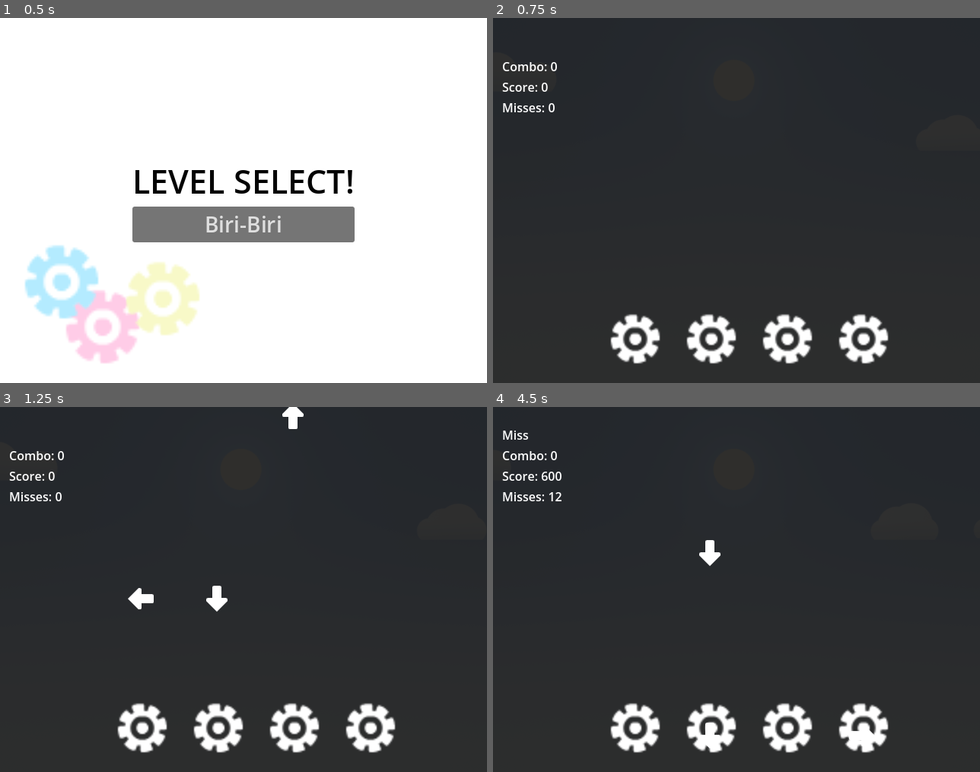
Above: before the commit, frames 1-4 (two rows, left to right).
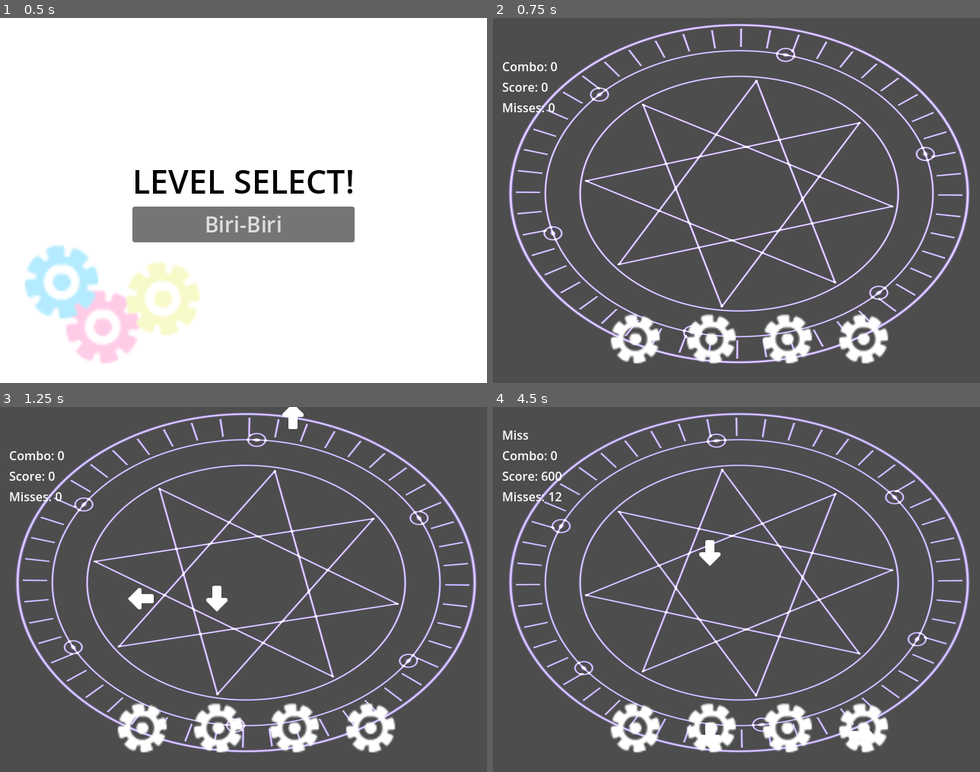
Above: after the commit, the same moments.

Repository: AngeliteApril/Haven-Rhythm-Game
Game: Godot game, scene res://level_select.tscn
Two runs of this game, one before a commit and one after it. Both use one fixed random seed, a clock stepped at 60 frames per second and the inputs below.
Inputs:
- Up to frame 1 (0.5 s): no input
- Up to frame 2 (0.75 s): click "Biri-Biri" at 0.5 s
- Up to frame 3 (1.25 s): no input
- Up to frame 4 (4.5 s): hold Right (ui_right) 1.28-2.03 s; hold Down (ui_down) 2.03-2.78 s; hold Right (ui_right) 2.78-3.53 s; hold Up (ui_up) 3.53-4.28 s; hold Left (ui_left) from 4.28 s (still down)

Frame 1 is identical in both runs. In frame 2, 97% of the frame differs, in the area x 0-100%, y 0-100%; in frame 3, 96%; in frame 4, 96%.

Commit message:
Test

Diff:
--- a/back.gdshader
+++ b/back.gdshader
@@ -1,177 +1,85 @@
+// Pixel Dreamer — Procedural Magic Circle (Godot 4 · canvas_item · works in Compatibility / web)
+// MIT License · https://pixeldreamerstudio.itch.io/
+// Put it on a ColorRect or Sprite2D (square). No textures needed.
+// Change ring count, star points, tick marks, spin speed and glow from the inspector.
 shader_type canvas_item;
+render_mode blend_add;
 
-// Day and Night Sky (free) by Dimension Almios, MIT licence.
-// Put it on a ColorRect that covers the sky and drive `hour` (0 to 24): the
-// gradient goes through night, dawn, day and dusk, the sun and the moon travel
-// their arc and set behind the horizon line, stars come out at night and puffy
-// clouds drift by. The node's modulate tints or fades the whole sky.
+uniform vec4 color : source_color = vec4(0.55, 0.45, 1.0, 1.0);
+uniform float glow : hint_range(0.0, 4.0) = 1.0;
+uniform int rings : hint_range(1, 5) = 3;
+uniform int star_points : hint_range(0, 12) = 8;
+uniform int star_step : hint_range(1, 5) = 3; // 8 + 3 = octagram · 5 + 2 = pentagram · 7 + 3 = heptagram
+uniform int ticks : hint_range(0, 96) = 48;
+uniform int orbs : hint_range(0, 12) = 6;
+uniform float line_width : hint_range(0.002, 0.03) = 0.008;
+uniform float spin_speed = 0.25;
+uniform float pulse_speed = 2.0;
+uniform float appear : hint_range(0.0, 1.0) = 1.0; // animate 0 -> 1 to draw the circle in
 
-uniform float hour : hint_range(0.0, 24.0) = 10.0;
-uniform float horizon_y : hint_range(0.3, 1.0) = 0.72;   // where the horizon line is (fraction of the rect)
-
-group_uniforms Colors;
-uniform vec4 night_top : source_color = vec4(0.03, 0.05, 0.13, 1.0);
-uniform vec4 night_horizon : source_color = vec4(0.17, 0.20, 0.36, 1.0);
-uniform vec4 dawn_top : source_color = vec4(0.25, 0.30, 0.55, 1.0);
-uniform vec4 dawn_horizon : source_color = vec4(1.0, 0.72, 0.55, 1.0);
-uniform vec4 day_top : source_color = vec4(0.30, 0.53, 0.86, 1.0);
-uniform vec4 day_horizon : source_color = vec4(0.84, 0.91, 0.94, 1.0);
-uniform vec4 dusk_top : source_color = vec4(0.22, 0.20, 0.44, 1.0);
-uniform vec4 dusk_horizon : source_color = vec4(0.98, 0.58, 0.40, 1.0);
-
-group_uniforms Sun_and_Moon;
-uniform vec4 sun_color : source_color = vec4(1.0, 0.96, 0.82, 1.0);
-uniform float sun_size : hint_range(0.0, 0.2) = 0.05;    // radius, as a fraction of the rect height
-uniform vec4 moon_color : source_color = vec4(0.92, 0.94, 1.0, 1.0);
-uniform float moon_size : hint_range(0.0, 0.2) = 0.035;
-uniform float moon_phase : hint_range(-1.0, 1.0) = 0.55; // 0 full moon, toward -1 or 1 a thinner crescent (lit on the other side)
-uniform float glow : hint_range(0.0, 2.0) = 1.0;          // halo around the sun and the moon
-uniform float arc_height : hint_range(0.1, 1.0) = 0.8;    // how high they climb (1 = the top of the rect)
-
-group_uniforms Stars;
-uniform float star_density : hint_range(0.0, 1.0) = 0.5;
-uniform float twinkle : hint_range(0.0, 1.0) = 0.5;
-
-group_uniforms Clouds;
-uniform float clouds : hint_range(0.0, 1.0) = 0.45;       // 0 = no clouds
-uniform float cloud_speed : hint_range(-0.1, 0.1) = 0.015; // drift, + to the right
-uniform float cloud_scale : hint_range(0.3, 3.0) = 1.0;
-
-float hash(vec2 p) {
-	p = fract(p * vec2(0.1031, 0.1030));
-	p += dot(p, p.yx + 33.33);
-	return fract((p.x + p.y) * p.x);
+float ring(float r, float radius, float w) {
+	return smoothstep(w, 0.0, abs(r - radius));
 }
-// soft-edged disc, anti-aliased over one pixel
-float disc(float r, float radius, float px) {
-	return smoothstep(radius + px, radius - px, r);
+float seg(vec2 p, vec2 a, vec2 b, float w) {
+	vec2 pa = p - a;
+	vec2 ba = b - a;
+	float h = clamp(dot(pa, ba) / dot(ba, ba), 0.0, 1.0);
+	return smoothstep(w, 0.0, length(pa - ba * h));
+}
+vec2 rot(vec2 p, float a) {
+	float c = cos(a);
+	float s = sin(a);
+	return vec2(c * p.x - s * p.y, s * p.x + c * p.y);
 }
 
 void fragment() {
-	vec4 node_tint = COLOR;
-	vec2 uv = UV;
-	float asp = fwidth(UV.y) / max(fwidth(UV.x), 1e-6);   // width / height of the rect
-	float px = fwidth(UV.y);                               // one pixel, in UV.y units
-
-	// the sun climbs from the left at 6:00 and sets on the right at 18:00; the moon
-	// does the same twelve hours later
-	float ang = (hour - 6.0) / 12.0 * PI;
-	float sun_e = sin(ang);                                // elevation, -1 to 1
-	float moon_e = -sun_e;
-	float arc = horizon_y * arc_height;
-	vec2 sun_p = vec2(0.5 - 0.42 * cos(ang), horizon_y - sun_e * arc);
-	vec2 moon_p = vec2(0.5 + 0.42 * cos(ang), horizon_y - moon_e * arc);
-
-	// colours: twilight (dawn before noon, dusk after) around sunrise and sunset;
-	// the switch at noon and midnight is hidden by the day and night colours
-	vec3 tw_top = hour < 12.0 ? dawn_top.rgb : dusk_top.rgb;
-	vec3 tw_hor = hour < 12.0 ? dawn_horizon.rgb : dusk_horizon.rgb;
-	float to_day = smoothstep(0.02, 0.4, sun_e);
-	float to_night = smoothstep(-0.02, -0.3, sun_e);
-	vec3 top = mix(mix(tw_top, day_top.rgb, to_day), night_top.rgb, to_night);
-	vec3 hor = mix(mix(tw_hor, day_horizon.rgb, to_day), night_horizon.rgb, to_night);
-
-	float y = clamp(uv.y / horizon_y, 0.0, 1.0);          // 0 top, 1 horizon
-	// flat at the horizon, so the gradient meets the colour below it without a crease
-	vec3 c = mix(top, hor, smoothstep(0.0, 1.0, pow(y, 1.25)));
-	float twilight = (1.0 - to_day) * (1.0 - to_night);
-	// at sunrise and sunset the horizon glows warmer on the sun's side
-	vec2 ds = (uv - sun_p) * vec2(asp, 1.0);
-	float rs = length(ds);
-	c = mix(c, tw_hor * 1.05, twilight * exp(-rs * 2.5) * smoothstep(0.4, 1.0, y) * 0.6);
-
-	// sun colour: warmer and deeper near the horizon
-	vec3 sun_c = mix(sun_color.rgb * vec3(1.0, 0.66, 0.42), sun_color.rgb, smoothstep(0.0, 0.35, sun_e));
-	float sun_up = smoothstep(-0.12, 0.02, sun_e);
-	c += sun_c * glow * sun_up * (exp(-rs * 9.0) * 0.3 + exp(-rs * 2.6) * 0.1);
-
-	// stars: one per cell at most, round, anti-aliased, fading toward the horizon
-	float night = smoothstep(0.1, -0.2, sun_e);
-	if (star_density > 0.0 && night > 0.0) {
-		vec2 p = FRAGCOORD.xy / 9.0;
-		vec2 cell = floor(p);
-		float h1 = hash(cell);
-		if (h1 < star_density * 0.35) {
-			vec2 at = vec2(hash(cell + 3.1), hash(cell + 7.7)) * 0.7 + 0.15;
-			float rr = length(fract(p) - at) * 9.0;             // screen pixels
-			float big = hash(cell + 1.9);
-			float size = mix(0.5, 1.3, big * big);
-			float star = smoothstep(size + 0.7, size - 0.3, rr) * mix(0.35, 1.0, big);
-			star *= 1.0 - twinkle * 0.6 * (0.5 + 0.5 * sin(TIME * mix(1.5, 3.5, h1 * 3.0) + big * 40.0));
-			c += vec3(0.9, 0.93, 1.0) * star * night * (1.0 - smoothstep(0.35, 0.95, y));
+	vec2 p = (UV - 0.5) * 2.0;
+	float r = length(p);
+	float w = line_width;
+	float t = TIME;
+	float m = 0.0;
+	// outer + inner rings, alternating spin direction
+	for (int i = 0; i < 5; i++) {
+		if (i >= rings) break;
+		float rad = 0.92 - float(i) * 0.14;
+		m += ring(r, rad, w * (i == 0 ? 1.6 : 1.0));
+	}
+	// tick marks between ring 0 and ring 1
+	if (ticks > 0) {
+		vec2 q = rot(p, t * spin_speed);
+		float a = atan(q.y, q.x) / TAU + 0.5;
+		float k = abs(fract(a * float(ticks)) - 0.5);
+		float band = step(0.8, r) * step(r, 0.9);
+		m += smoothstep(0.08, 0.0, k) * band;
+	}
+	// star polygon
+	if (star_points > 1) {
+		vec2 q = rot(p, -t * spin_speed * 0.6);
+		float R = 0.92 - float(rings - 1) * 0.14 - 0.02;
+		R = max(R, 0.3);
+		for (int i = 0; i < 12; i++) {
+			if (i >= star_points) break;
+			float a0 = TAU * float(i) / float(star_points) + TAU * 0.25;
+			float a1 = TAU * float(i + star_step) / float(star_points) + TAU * 0.25;
+			m += seg(q, vec2(cos(a0), sin(a0)) * R, vec2(cos(a1), sin(a1)) * R, w);
 		}
 	}
-
-	// moon: halo, then the disc with its shadowed part showing the sky behind
-	vec2 dm = (uv - moon_p) * vec2(asp, 1.0);
-	float rm = length(dm);
-	float moon_up = smoothstep(-0.12, 0.02, moon_e);
-	c += moon_color.rgb * glow * moon_up * night * (exp(-rm * 12.0) * 0.22 + exp(-rm * 3.5) * 0.06);
-
-	// sun and moon discs, hidden below the horizon line (the clouds pass in front)
-	float hide = smoothstep(horizon_y + px, horizon_y - px, uv.y);
-	float sd = disc(rs, sun_size, px);
-	// always a little brighter than its own halo, or it would read as a ring
-	vec3 lw = vec3(0.3, 0.59, 0.11);
-	float boost = max(1.05, dot(c, lw) / max(dot(sun_c, lw), 1e-3) + 0.08);
-	c = mix(c, sun_c * boost, sd * hide);
-	float md = disc(rm, moon_size, px);
-	// the shadow is a disc of the same size, closer to the centre for a thinner crescent
-	float shift = sign(moon_phase) * (1.0 - abs(moon_phase)) * 2.0 * moon_size;
-	float shadow = disc(length(dm - vec2(shift, 0.0)), moon_size, px);
-	float moon_lit = md * (1.0 - shadow * abs(sign(moon_phase)));
-	vec3 moon_c = moon_color.rgb * (0.92 + 0.08 * (1.0 - length(dm) / max(moon_size, 1e-4)));
-	c = mix(c, max(c, moon_c), moon_lit * hide * mix(0.35, 1.0, night));
-
-	// clouds: flat-bottomed puffy clouds drifting in a band of the sky, lit from
-	// above and coloured by the hour. Each one is a few round puffs that swell and
-	// shrink slowly, so the clouds change shape as they go.
-	if (clouds > 0.0) {
-		float cw = 0.34 * cloud_scale;                      // one cloud slot, in rect heights
-		float x = uv.x * asp + TIME * cloud_speed * 2.0;
-		float id = floor(x / cw);
-		float dist = 10.0;
-		float base = 0.0;
-		float size = 1.0;
-		for (int j = -1; j <= 1; j++) {
-			float cid = id + float(j);
-			if (hash(vec2(cid, 1.7)) > clouds * 1.5) continue;
-			float far = hash(vec2(cid, 5.3));                   // 0 high and near .. 1 low and far
-			float sz = cw * mix(0.2, 0.11, far);               // puff radius
-			vec2 cc = vec2((cid + 0.5 + (hash(vec2(cid, 2.9)) - 0.5) * 0.4) * cw,
-				horizon_y * mix(0.18, 0.62, far));
-			float len = mix(0.8, 1.5, hash(vec2(cid, 8.1)));    // longer or rounder clouds
-			float bottom = cc.y + sz * 0.45;
-			// a rounded body along the bottom joins the puffs
-			vec2 bq = abs(vec2(x, uv.y) - vec2(cc.x, bottom - sz * 0.32)) - vec2(sz * 1.05 * len, 0.0);
-			float d = length(max(bq, 0.0)) - sz * 0.32;
-			for (int k = 0; k < 4; k++) {
-				float fk = float(k);
-				float ox = (fk - 1.5) * sz * 0.62 * len;
-				float r = sz * mix(0.62, 1.05, hash(vec2(cid, fk + 11.0))) * (1.0 - 0.3 * abs(fk - 1.5) / 1.5);
-				r *= 1.0 + 0.07 * sin(TIME * 0.35 + fk * 2.1 + cid * 5.0);
-				vec2 q = vec2(x, uv.y) - vec2(cc.x + ox, bottom - r * 0.72);
-				d = min(d, length(q) - r);
-			}
-			d = max(d, uv.y - bottom);                             // flat bottom
-			if (d < dist) {
-				dist = d;
-				base = bottom;
-				size = sz;
-			}
-		}
-		float cov = smoothstep(px, -px, dist);
-		if (cov > 0.0) {
-			// light from above: the lower part of each cloud is in its own shade
-			float lit = 1.0 - smoothstep(base - size * 0.9, base - size * 0.05, uv.y) * 0.55;
-			vec3 light = mix(hor, vec3(1.0), 0.6 * (1.0 - to_night)) * mix(1.0, 0.8, to_night);
-			light += sun_c * sun_up * exp(-rs * 3.0) * 0.35;
-			vec3 shade = mix(mix(top, hor, 0.5), light, 0.35) * mix(0.95, 0.8, to_night);
-			c = mix(c, mix(shade, light, lit), cov * smoothstep(0.0, 0.03, horizon_y - uv.y));
-		}
+	// orbs on the second ring
+	if (orbs > 0) {
+		vec2 q = rot(p, t * spin_speed * 1.5);
+		float a = atan(q.y, q.x);
+		float sector = TAU / float(orbs);
+		float ca = round(a / sector) * sector;
+		vec2 c = vec2(cos(ca), sin(ca)) * 0.78;
+		float d = length(q - c);
+		m += ring(d, 0.035, w) + smoothstep(0.02, 0.0, d);
 	}
-
-	c += (hash(FRAGCOORD.xy + fract(TIME * 7.0) * 61.0) - 0.5) / 255.0 * 1.5;   // dither: no banding
-	COLOR = vec4(c, 1.0);
-	COLOR *= node_tint;
+	// draw-in mask (sweeps around)
+	float ang = atan(p.y, p.x) / TAU + 0.5;
+	m *= step(ang, appear * 1.001);
+	float pulse = 0.85 + 0.15 * sin(t * pulse_speed);
+	float halo = smoothstep(1.0, 0.2, r) * 0.08 * glow;
+	vec3 col = color.rgb * (m * glow * pulse + halo);
+	col += vec3(1.0) * pow(clamp(m, 0.0, 1.0), 3.0) * 0.12;
+	COLOR = vec4(col, clamp(m + halo, 0.0, 1.0) * color.a);
 }
--- a/back.tres
+++ b/back.tres
@@ -4,25 +4,14 @@
 
 [resource]
 shader = ExtResource("1_bk4va")
-shader_parameter/hour = 11.9200005662
-shader_parameter/horizon_y = 0.85000003804593
-shader_parameter/night_top = Color(0.03, 0.05, 0.13, 1)
-shader_parameter/night_horizon = Color(0.17, 0.2, 0.36, 1)
-shader_parameter/dawn_top = Color(0.25, 0.3, 0.55, 1)
-shader_parameter/dawn_horizon = Color(1, 0.72, 0.55, 1)
-shader_parameter/day_top = Color(0.3, 0.53, 0.86, 1)
-shader_parameter/day_horizon = Color(0.84, 0.91, 0.94, 1)
-shader_parameter/dusk_top = Color(0.22, 0.2, 0.44, 1)
-shader_parameter/dusk_horizon = Color(0.98, 0.58, 0.4, 1)
-shader_parameter/sun_color = Color(1, 0.96, 0.82, 1)
-shader_parameter/sun_size = 0.05
-shader_parameter/moon_color = Color(0.92, 0.94, 1, 1)
-shader_parameter/moon_size = 0.035
-shader_parameter/moon_phase = 0.55
+shader_parameter/color = Color(0.55, 0.45, 1, 1)
 shader_parameter/glow = 1.0
-shader_parameter/arc_height = 0.8
-shader_parameter/star_density = 0.5
-shader_parameter/twinkle = 0.5
-shader_parameter/clouds = 0.45
-shader_parameter/cloud_speed = 0.015
-shader_parameter/cloud_scale = 1.0
+shader_parameter/rings = 3
+shader_parameter/star_points = 8
+shader_parameter/star_step = 3
+shader_parameter/ticks = 48
+shader_parameter/orbs = 6
+shader_parameter/line_width = 0.008
+shader_parameter/spin_speed = 0.25
+shader_parameter/pulse_speed = 2.0
+shader_parameter/appear = 1.0
--- a/main.tscn
+++ b/main.tscn
@@ -303,10 +303,10 @@
 
 [node name="Background" type="Panel" parent="." unique_id=2089089998]
 material = ExtResource("2_kek77")
-offset_left = -39.0
+offset_left = -2.0
 offset_top = -9.0
-offset_right = 685.0
-offset_bottom = 530.0
+offset_right = 649.0
+offset_bottom = 471.0
 
 [node name="Detector" type="Node2D" parent="." unique_id=1197794395]
 
